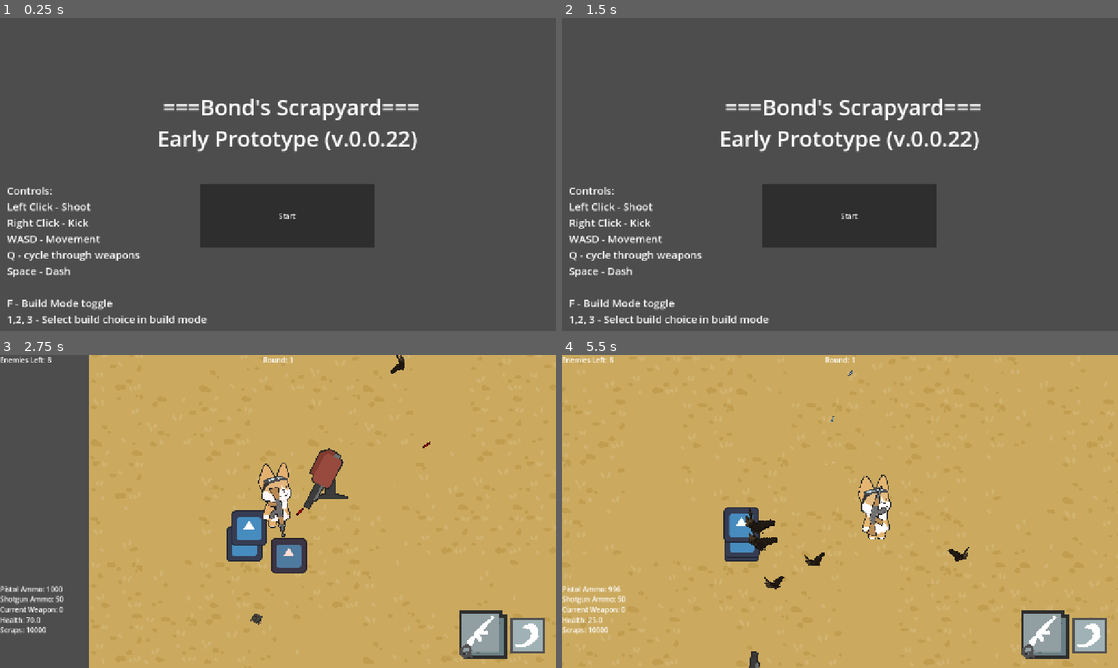
Above: before the commit, frames 1-4 (two rows, left to right).
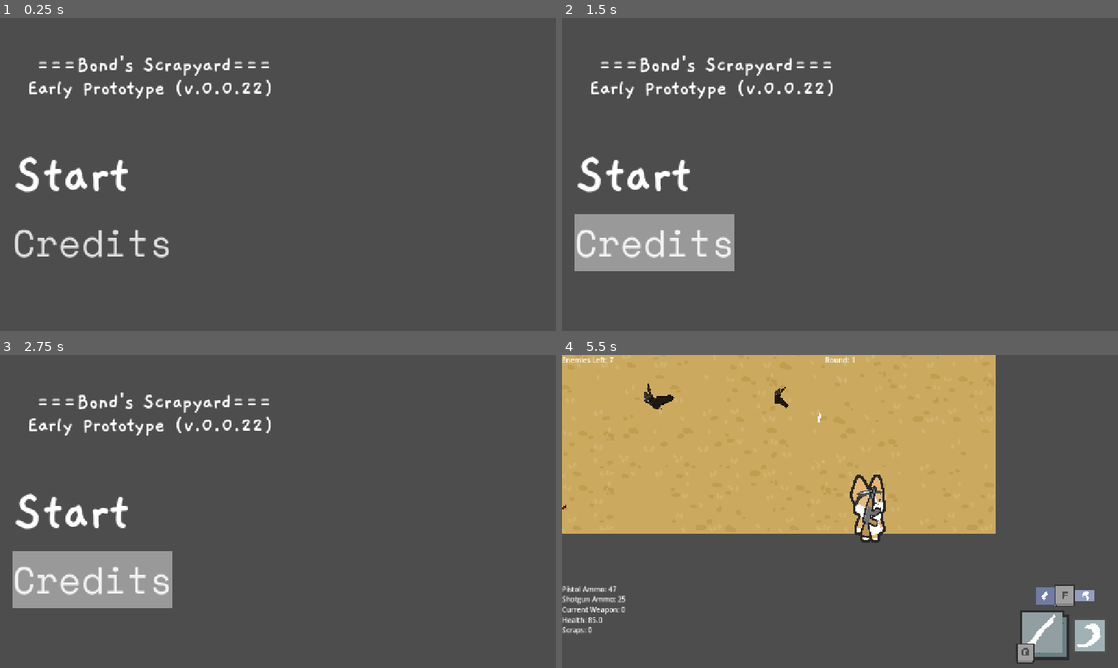
Above: after the commit, the same moments.

Repository: Recsaur/BondScrapyard
Game: Godot game, scene res://Scenes/main_menu.tscn
Same seed, same stepped clock (60 frames per second), same inputs: the game is played once before the commit and once after it. The engine's default icon, where the game draws it, is replaced by a stand-in: a white triangle on a blue panel in a dark square.
Inputs (mouse positions are in pixels of both pictures, inside the frame that each line leads up to):
- Up to frame 1 (0.25 s): no input
- Up to frame 2 (1.5 s): click (578, 140) at 0.52 s; click (656, 243) at 1.25 s, where only the run after the commit has a clickable "Credits"
- Up to frame 3 (2.75 s): click (289, 552) at 2 s, where only the run before the commit has a clickable "Start"
- Up to frame 4 (5.5 s): click (673, 511) at 2.77 s; tap Enter at 3.5 s; move the mouse to (962, 495) at 3.52 s; press the mouse at (962, 495) at 3.53 s; hold D (right) 3.53-4.28 s; tap F (Building) at 3.6, 4.55 s; move the mouse to (728, 527) at 4.27 s; release the mouse at (728, 527) at 4.28 s; hold S (down) 4.28-5.03 s; click (728, 527) at 4.35 s; move the mouse to (895, 442) at 5.02 s; press the mouse at (895, 442) at 5.03 s; hold D (right) from 5.03 s (still down); tap 1 (1_Build) at 5.1 s

The runs differ from the first frame. In frame 1, 13% of the frame differs, in the area x 1-76%, y 12-98%; in frame 2, 17%; in frame 3, 86%, in the area x 0-100%, y 0-100%; in frame 4, 55%.

Commit message:
Improved UI, added animation for switching weapons and mode, also bug fixes and improved assets too.

Diff:
--- a/Scenes/Characters/bullet.tscn
+++ b/Scenes/Characters/bullet.tscn
@@ -11,7 +11,8 @@
 script = ExtResource("1_2bm0y")
 
 [node name="Sprite2D" type="Sprite2D" parent="."]
-scale = Vector2(0.10937501, 0.03125)
+modulate = Color(18.892157, 18.892157, 18.892157, 1)
+scale = Vector2(0.164, 0.047)
 texture = ExtResource("2_b54av")
 
 [node name="Area2D" type="Area2D" parent="."]
--- a/Scenes/Characters/player.gd
+++ b/Scenes/Characters/player.gd
@@ -1,9 +1,12 @@
 extends CharacterBody2D
 
 
-const SPEED = 1000.0
+var SPEED = 1000.0
 const JUMP_VELOCITY = -400.0
-const DASH_SPEED = 1750
+const DASH_SPEED = 2250
+
+@onready var PUI = $PlayerUI
+
 var KB = Vector2.ZERO
 var KB_Length = 25.0
 var Kick_Duration = 0.1
@@ -51,6 +54,7 @@
 		if not BHUD.visible:
 			BHUD.show()
 			Build_mode = true
+			PUI.BMode()
 			$Building_UI/NS.show()
 			$Building_UI/M.show()
 			$Building_UI/HS.show()
@@ -62,6 +66,7 @@
 				shotgun.queue_free()
 		else:
 			BHUD.hide()
+			PUI.FMode()
 			Build_mode = false
 			$Building_UI/NS.hide()
 			$Building_UI/M.hide()
@@ -109,12 +114,16 @@
 		if GameTracker.Last_equipped == 0:
 			var pistol = Pistol_path.instantiate()
 			add_child(pistol)
+			PUI.ARPlay()
+
 		if GameTracker.Last_equipped == 1:
 			var shotgun = Shotgun_path.instantiate()
 			add_child(shotgun)
+			PUI.SGPlay()
 
 	if GameTracker.player_health <= 0.0:
-		queue_free()
+		hide()
+		SPEED = 0
 
 func Buildings():
 	if Input.is_action_just_pressed("1_Build"):
@@ -131,6 +140,8 @@
 		var shotgun = get_node("Shotgun")
 		shotgun.queue_free()
 		GameTracker.Last_equipped = 0
+		PUI.ARPlay()
+
 		#print("Pistol")
 
 	if Current_weapon == Weapons.Shotgun and not has_node("Shotgun"):
@@ -139,6 +150,8 @@
 		var pistol = get_node("Pistol")
 		pistol.queue_free()
 		GameTracker.Last_equipped = 1
+		PUI.SGPlay()
+
 		#print("Shotguna")
 	#print("AGHAGHHA")
 
--- a/Scenes/Characters/player.tscn
+++ b/Scenes/Characters/player.tscn
@@ -12,7 +12,7 @@
 size = Vector2(38, 36)
 
 [sub_resource type="RectangleShape2D" id="RectangleShape2D_al8ar"]
-size = Vector2(40, 38)
+size = Vector2(40, 64)
 
 [sub_resource type="RectangleShape2D" id="RectangleShape2D_gy20a"]
 size = Vector2(58.5, 77.5)
@@ -54,6 +54,7 @@
 [node name="Hitbox" type="Area2D" parent="."]
 
 [node name="CollisionShape2D2" type="CollisionShape2D" parent="Hitbox"]
+position = Vector2(0, -13)
 shape = SubResource("RectangleShape2D_al8ar")
 
 [node name="FacingPivot" type="Node2D" parent="."]
--- a/Scenes/Maps/Map.tscn
+++ b/Scenes/Maps/Map.tscn
@@ -48,16 +48,16 @@
 scale = Vector2(1.3190932, 1.3190932)
 
 [node name="Enemy" parent="." instance=ExtResource("3_1ayp6")]
-position = Vector2(456, 336)
+position = Vector2(1524, 527)
 
 [node name="Normal_Sentry" parent="." instance=ExtResource("4_c3nwc")]
 position = Vector2(432, 47)
 
 [node name="Enemy_N" parent="." instance=ExtResource("3_1ayp6")]
-position = Vector2(107, 346)
+position = Vector2(615, -608)
 
 [node name="Enemy_N2" parent="." instance=ExtResource("3_1ayp6")]
-position = Vector2(116, 139)
+position = Vector2(30, 652)
 
 [node name="SpawnTimer" type="Timer" parent="."]
 wait_time = 3.0
@@ -70,7 +70,7 @@
 position = Vector2(260, 393)
 
 [node name="Bat_Enemy" parent="." instance=ExtResource("9_jwcm4")]
-position = Vector2(923, 785)
+position = Vector2(1320, -578)
 
 [node name="Bat_Enemy2" parent="." instance=ExtResource("9_jwcm4")]
 position = Vector2(215, 879)
@@ -110,13 +110,13 @@
 position = Vector2(1166, 1000)
 
 [node name="Range_Enemy" parent="." instance=ExtResource("10_ikgfv")]
-position = Vector2(624, -234)
+position = Vector2(157, -474)
 
 [node name="Range_Enemy2" parent="." instance=ExtResource("10_ikgfv")]
 position = Vector2(1208, -347)
 
 [node name="Range_Enemy3" parent="." instance=ExtResource("10_ikgfv")]
-position = Vector2(800, -335)
+position = Vector2(1430, 780)
 
 [connection signal="timeout" from="SpawnTimer" to="." method="_on_spawn_timer_timeout"]
 [connection signal="timeout" from="IntermissionTimer" to="." method="_on_intermission_timer_timeout"]
--- /dev/null
+++ b/Scenes/main_menu.tres
@@ -0,0 +1,18 @@
+[gd_resource type="Theme" load_steps=5 format=3 uid="uid://cc0jhcthmefdi"]
+
+[ext_resource type="FontFile" uid="uid://exhk5khrmqn2" path="res://Assets/SpaceMono-Regular.ttf" id="1_fp458"]
+
+[sub_resource type="StyleBoxFlat" id="StyleBoxFlat_fp458"]
+
+[sub_resource type="StyleBoxFlat" id="StyleBoxFlat_kgk1s"]
+
+[sub_resource type="StyleBoxEmpty" id="StyleBoxEmpty_k8wco"]
+
+[resource]
+default_font = ExtResource("1_fp458")
+default_font_size = 86
+Button/font_sizes/font_size = 86
+Button/styles/focus = SubResource("StyleBoxFlat_fp458")
+Button/styles/hover = SubResource("StyleBoxFlat_kgk1s")
+Button/styles/normal = SubResource("StyleBoxEmpty_k8wco")
+Button/styles/pressed = null
--- a/Scenes/main_menu.tscn
+++ b/Scenes/main_menu.tscn
@@ -1,45 +1,84 @@
-[gd_scene load_steps=4 format=3 uid="uid://du0hhw1pdpqw6"]
+[gd_scene load_steps=7 format=3 uid="uid://du0hhw1pdpqw6"]
 
 [ext_resource type="Script" uid="uid://c5ti6sku8ggsa" path="res://main_menu.gd" id="1_28flt"]
+[ext_resource type="FontFile" uid="uid://cp0shejpbmvkq" path="res://Assets/Gaegu-Bold.ttf" id="2_1ehe0"]
+[ext_resource type="Theme" uid="uid://cc0jhcthmefdi" path="res://Scenes/main_menu.tres" id="2_48xlc"]
 
 [sub_resource type="LabelSettings" id="LabelSettings_28flt"]
+font = ExtResource("2_1ehe0")
 font_size = 50
+
+[sub_resource type="LabelSettings" id="LabelSettings_ce3w2"]
+font = ExtResource("2_1ehe0")
+font_size = 128
 
 [sub_resource type="LabelSettings" id="LabelSettings_48xlc"]
 font_size = 24
 
 [node name="MainMenu" type="Node2D"]
+position = Vector2(-36, 45)
 script = ExtResource("1_28flt")
 
-[node name="Label" type="Label" parent="."]
-offset_left = 362.0
-offset_top = 170.0
-offset_right = 965.0
-offset_bottom = 311.0
+[node name="PlayColor" type="ColorRect" parent="."]
+offset_left = 66.0
+offset_top = 248.0
+offset_right = 498.0
+offset_bottom = 385.0
+pivot_offset = Vector2(164, 73)
+color = Color(0.38431373, 0.38431373, 0.38431373, 0)
+
+[node name="Label" type="Label" parent="PlayColor"]
+layout_mode = 0
+offset_left = 32.0
+offset_top = -209.0
+offset_right = 635.0
+offset_bottom = -68.0
 text = " ===Bond's Scrapyard===
 Early Prototype (v.0.0.22)"
 label_settings = SubResource("LabelSettings_28flt")
 
-[node name="Play" type="Button" parent="."]
-anchors_preset = 8
-anchor_left = 0.5
-anchor_top = 0.5
-anchor_right = 0.5
-anchor_bottom = 0.5
-offset_left = 461.0
-offset_top = 382.0
-offset_right = 862.0
-offset_bottom = 529.0
-grow_horizontal = 2
-grow_vertical = 2
+[node name="PlayText" type="Label" parent="."]
+offset_left = 70.0
+offset_top = 254.0
+offset_right = 593.0
+offset_bottom = 543.0
+pivot_offset = Vector2(459, 241)
 size_flags_horizontal = 0
-text = "Start"
+text = "Start
+"
+label_settings = SubResource("LabelSettings_ce3w2")
+
+[node name="PlayButton" type="TextureButton" parent="."]
+offset_left = 52.0
+offset_top = 217.0
+offset_right = 537.0
+offset_bottom = 417.0
+
+[node name="CreditsButton" type="TextureButton" parent="."]
+offset_left = 51.0
+offset_top = 219.0
+offset_right = 91.0
+offset_bottom = 259.0
+
+[node name="CreditsText" type="Label" parent="CreditsButton"]
+layout_mode = 0
+offset_right = 40.0
+offset_bottom = 23.0
+
+[node name="Credits" type="Button" parent="."]
+offset_left = 65.0
+offset_top = 407.0
+offset_right = 347.0
+offset_bottom = 511.0
+theme = ExtResource("2_48xlc")
+text = "Credits"
+alignment = 0
 
 [node name="Label2" type="Label" parent="."]
-offset_left = 16.0
-offset_top = 380.0
-offset_right = 754.0
-offset_bottom = 710.0
+offset_left = 1322.0
+offset_top = 579.0
+offset_right = 2060.0
+offset_bottom = 909.0
 text = "Controls:
 Left Click - Shoot
 Right Click - Kick
@@ -51,4 +90,6 @@
 1,2, 3 - Select build choice in build mode"
 label_settings = SubResource("LabelSettings_48xlc")
 
-[connection signal="pressed" from="Play" to="." method="_on_play_pressed"]
+[connection signal="mouse_entered" from="PlayButton" to="." method="_on_play_button_mouse_entered"]
+[connection signal="mouse_exited" from="PlayButton" to="." method="_on_play_button_mouse_exited"]
+[connection signal="pressed" from="PlayButton" to="." method="_on_play_button_pressed"]
--- a/Scenes/normal_sentry.tscn
+++ b/Scenes/normal_sentry.tscn
@@ -8,13 +8,13 @@
 script = ExtResource("1_64syr")
 
 [node name="Stand" type="Sprite2D" parent="."]
-position = Vector2(18, 9)
+position = Vector2(22.4375, 9)
 scale = Vector2(0.125, 0.125)
 texture = ExtResource("2_6hmed")
 flip_h = true
 
 [node name="Sprite2D" type="Sprite2D" parent="."]
-position = Vector2(9.536743e-07, 12)
+position = Vector2(4.437501, 12)
 scale = Vector2(0.125, 0.125)
 texture = ExtResource("3_wh531")
 offset = Vector2(145, -35)
--- a/Scenes/player_ui.tscn
+++ b/Scenes/player_ui.tscn
@@ -1,9 +1,83 @@
-[gd_scene load_steps=5 format=3 uid="uid://ixnccu8tdqr4"]
+[gd_scene load_steps=15 format=3 uid="uid://ixnccu8tdqr4"]
 
 [ext_resource type="Script" uid="uid://c07byh8lw40qq" path="res://player_ui.gd" id="1_ohrjl"]
 [ext_resource type="Texture2D" uid="uid://cwotug24epewh" path="res://Assets/WeaponChoiceAR.png" id="2_46yqn"]
 [ext_resource type="Texture2D" uid="uid://v8pbpaova81m" path="res://Assets/WeaponChoiceSG.png" id="3_vi3dy"]
 [ext_resource type="Texture2D" uid="uid://bxae5pxi8f3dq" path="res://Assets/TailKick.png" id="4_jbpjp"]
+[ext_resource type="Texture2D" uid="uid://b8hbuqse63afh" path="res://Assets/WeaponChoice4.png" id="5_6jssq"]
+[ext_resource type="Texture2D" uid="uid://btmhxtln7tkn5" path="res://Assets/WeaponChoice3.png" id="6_3nrpj"]
+[ext_resource type="Texture2D" uid="uid://blwl6ivnhx0m7" path="res://Assets/WeaponChoice1.png" id="7_slp1l"]
+[ext_resource type="Texture2D" uid="uid://rliqb1kylvn" path="res://Assets/WeaponChoice2.png" id="8_i0isd"]
+[ext_resource type="Texture2D" uid="uid://cnikrkwnjdxkx" path="res://Assets/ModeChoice4.png" id="9_byt00"]
+[ext_resource type="Texture2D" uid="uid://dniqbmku7kwbt" path="res://Assets/ModeChoice3.png" id="10_dneem"]
+[ext_resource type="Texture2D" uid="uid://lr8o3mydpvoe" path="res://Assets/ModeChoice2.png" id="11_cfvot"]
+[ext_resource type="Texture2D" uid="uid://dhhm0l7maylkr" path="res://Assets/ModeChoice1.png" id="12_2l008"]
+
+[sub_resource type="SpriteFrames" id="SpriteFrames_byt00"]
+animations = [{
+"frames": [{
+"duration": 1.0,
+"texture": ExtResource("6_3nrpj")
+}, {
+"duration": 1.0,
+"texture": ExtResource("5_6jssq")
+}],
+"loop": false,
+"name": &"AR",
+"speed": 5.0
+}, {
+"frames": [{
+"duration": 1.0,
+"texture": ExtResource("8_i0isd")
+}, {
+"duration": 1.0,
+"texture": ExtResource("7_slp1l")
+}],
+"loop": false,
+"name": &"SG",
+"speed": 5.0
+}, {
+"frames": [{
+"duration": 1.0,
+"texture": ExtResource("7_slp1l")
+}],
+"loop": true,
+"name": &"new_animation",
+"speed": 5.0
+}]
+
+[sub_resource type="SpriteFrames" id="SpriteFrames_r1ks8"]
+animations = [{
+"frames": [{
+"duration": 1.0,
+"texture": ExtResource("11_cfvot")
+}, {
+"duration": 1.0,
+"texture": ExtResource("12_2l008")
+}],
+"loop": false,
+"name": &"Build",
+"speed": 5.0
+}, {
+"frames": [{
+"duration": 1.0,
+"texture": ExtResource("10_dneem")
+}, {
+"duration": 1.0,
+"texture": ExtResource("9_byt00")
+}],
+"loop": false,
+"name": &"Fight",
+"speed": 5.0
+}, {
+"frames": [{
+"duration": 1.0,
+"texture": ExtResource("9_byt00")
+}],
+"loop": true,
+"name": &"new_animation",
+"speed": 5.0
+}]
 
 [node name="PlayerHUD" type="CanvasLayer"]
 script = ExtResource("1_ohrjl")
@@ -100,4 +174,16 @@
 texture = ExtResource("4_jbpjp")
 expand_mode = 1
 
+[node name="WeaponCurrent" type="AnimatedSprite2D" parent="."]
+position = Vector2(1108, 651.625)
+scale = Vector2(0.1296555, 0.1296555)
+sprite_frames = SubResource("SpriteFrames_byt00")
+animation = &"new_animation"
+
+[node name="Mode" type="AnimatedSprite2D" parent="."]
+position = Vector2(1159, 554.00006)
+scale = Vector2(0.080000006, 0.08000001)
+sprite_frames = SubResource("SpriteFrames_r1ks8")
+animation = &"Fight"
+
 [connection signal="pressed" from="SkipInt" to="." method="_on_skip_int_pressed"]
--- a/Scenes/range_enemy.gd
+++ b/Scenes/range_enemy.gd
@@ -70,7 +70,7 @@
 	var target_location = enemy.global_position
 	Can_shoot = false
 	#GameTracker.Pistol_ammo -= 1
-	bullet.Sentry_from = self
+	bullet.Sentry_from = position
 	bullet.global_position = global_position
 	bullet.rotation = enemy.global_rotation
 	var direction = (target_location - global_position).normalized()
--- a/Scripts/GameTracker.gd
+++ b/Scripts/GameTracker.gd
@@ -2,9 +2,9 @@
 
 var player_pos : Vector2
 var player_health = 100.0
-var scrap_amt = 10000
-var Pistol_ammo = 1000
-var Shotgun_ammo = 50
+var scrap_amt = 0
+var Pistol_ammo = 50
+var Shotgun_ammo = 25
 
 var Normal_sentry_dmg = 15
 signal Action(value : float)
--- a/enemy_bullet.gd
+++ b/enemy_bullet.gd
@@ -16,7 +16,7 @@
 			#print(body)
 			GameTracker.emit_signal("Action",10.0)
 			GameTracker.emit_signal("TookDmg")
-			body.Apply_Knockback(Sentry_from.position,KB)
+			body.Apply_Knockback(Sentry_from,KB)
 			#body.DmgEffect(dmg)
 			GameTracker.player_health -= dmg
 			queue_free()
--- a/main_menu.gd
+++ b/main_menu.gd
@@ -10,7 +10,26 @@
 func _process(delta: float) -> void:
 	pass
 
+func _on_play_mouse_entered() -> void:
+	$Play.font_size += 50
+	pass # Replace with function body.
 
-func _on_play_pressed() -> void:
-	#make cool transition here 'kay
+
+func _on_play_button_mouse_entered() -> void:
+	var tween = create_tween()
+	#var tweenfont = create_tween()
+	#tweenfont.tween_property($PlayText.label_settings,"font_size",128,0.15)
+	#$PlayText.label_settings.font_size = 128
+	tween.tween_property($PlayColor,"color",Color(0.384, 0.384, 0.384),0.15)
+	pass # Replace with function body.
+
+
+func _on_play_button_mouse_exited() -> void:
+	var tween = create_tween()
+	#$PlayText.label_settings.font_size = 96
+	tween.tween_property($PlayColor,"color",Color(0.384, 0.384, 0.384, 0.0),0.25)
+	pass # Replace with function body.
+
+
+func _on_play_button_pressed() -> void:
 	get_tree().change_scene_to_packed(maingame)
--- a/player_ui.gd
+++ b/player_ui.gd
@@ -37,16 +37,19 @@
 		$SkipInt.show()
 		IntSkipActive = true
 
-	if GameTracker.Last_equipped == 0:
-		$WCAR.show()
-	else:
-		$WCAR.hide()
-
 	if Input.is_action_just_pressed("Skip") and IntSkipActive:
 		SkipInt()
 
+func SGPlay():
+	$WeaponCurrent.play("SG")
+func ARPlay():
+	$WeaponCurrent.play("AR")
 
 
+func BMode():
+	$Mode.play("Build")
+func FMode():
+	$Mode.play("Fight")
 func _on_skip_int_pressed() -> void:
 	SkipInt()
 	pass # Replace with function body.
Binary file changed: Assets/Bond.png
Binary file added: Assets/Gaegu-Bold.ttf
Not shown, added: Assets/Gaegu-Bold.ttf.import
Binary file added: Assets/Gaegu-Light.ttf
Not shown, added: Assets/Gaegu-Light.ttf.import
Binary file added: Assets/Gaegu-Regular.ttf
Not shown, added: Assets/Gaegu-Regular.ttf.import
Binary file added: Assets/Gorditas-Bold.ttf
Not shown, added: Assets/Gorditas-Bold.ttf.import
Binary file added: Assets/Gorditas-Regular.ttf
Not shown, added: Assets/Gorditas-Regular.ttf.import
Binary file added: Assets/ModeChoice1.png
(and 21 more such lines)
